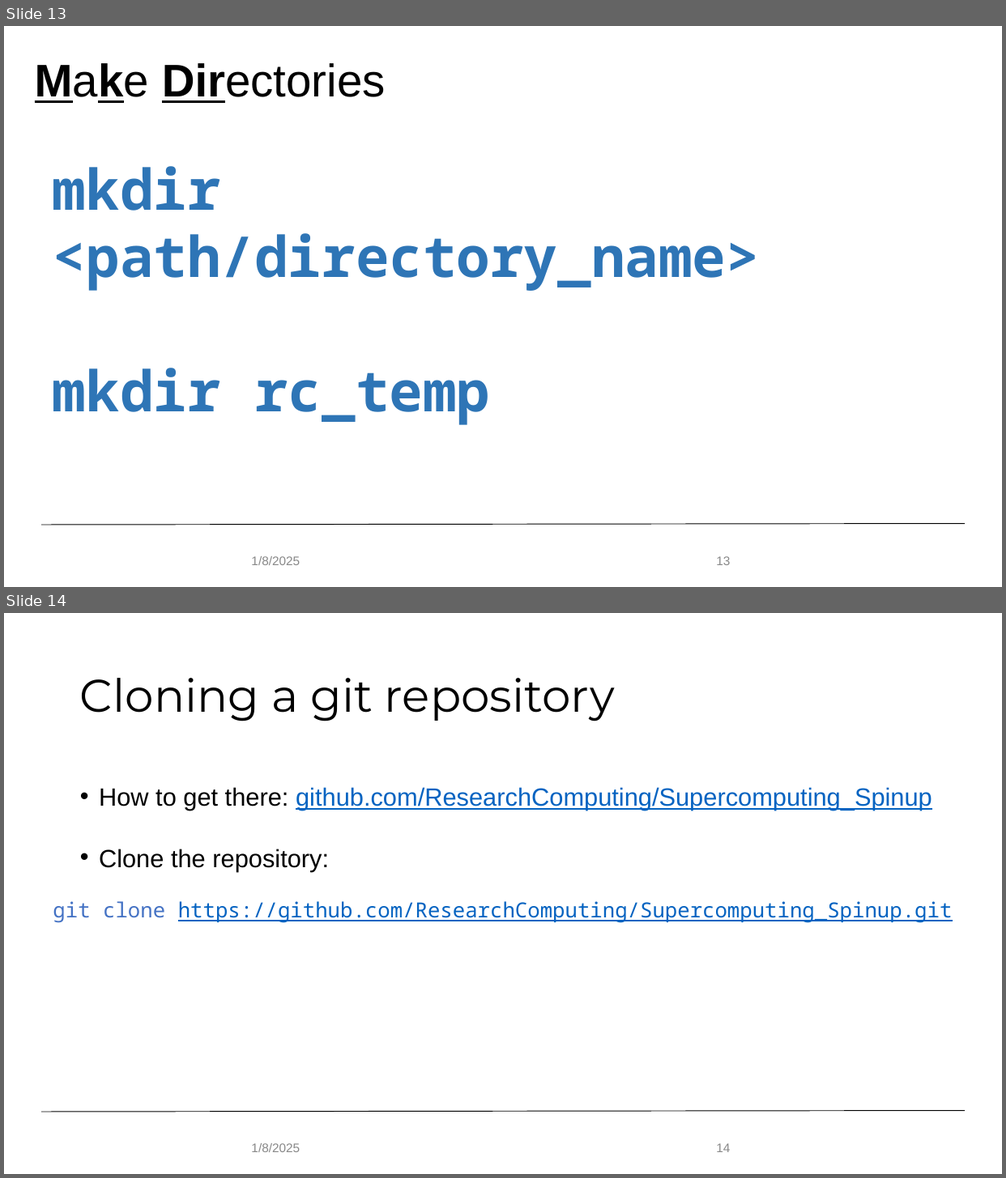
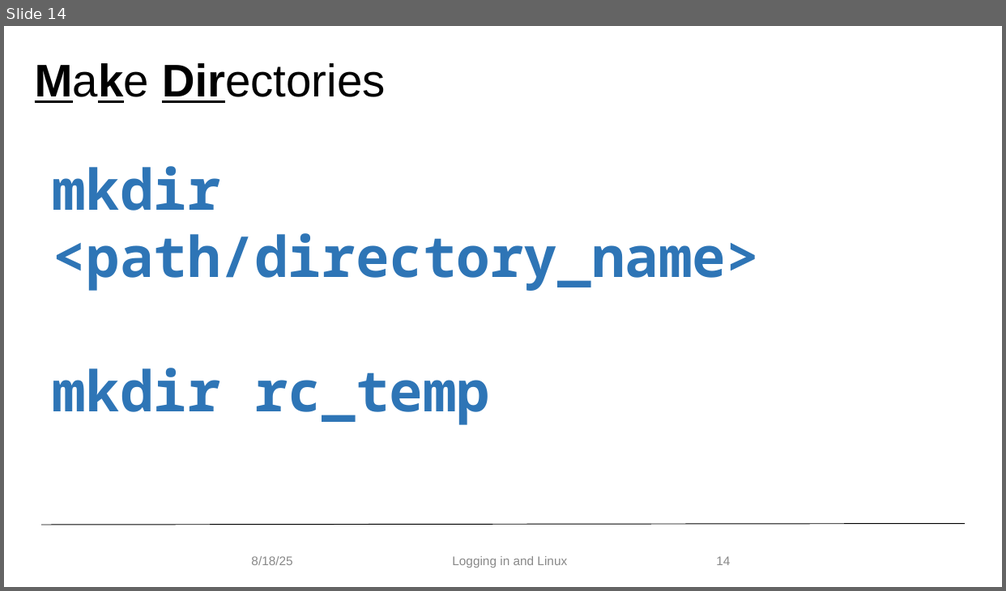
Before and after one commit to ResearchComputing/hpc_fundamentals_micro_credential, a slide deck: logging_in_and_linux/logging_in_linux.pptx. Shown one above the other, each under a label of ours: slides 13 and 14 before the commit, slide 14 after it. The pictures are 1006x1178 and 1006x591 pixels, drawn with LibreOffice and Linux fonts; fonts in the diff are those of the drawing; background and template pictures are left out. Boxes give left, top, right and bottom in pixels: in the first picture for what was removed or moved away, otherwise in the second. Text is boxed around its words. In the diff, an @@ line names an element or a change of style, - is before the commit and + after.

Commit message:
Aug 2025 edits to Linux presentation

```diff
--- a/logging_in_and_linux/logging_in_linux.pptx
+++ b/logging_in_and_linux/logging_in_linux.pptx
@@ slide 14 removed at box(4, 613, 1002, 1174), background #FFFFFF; not listed: 1 template element that a slide beside it also shows @@
@@ title removed at box(80, 678, 615, 722) @@
-Cloning a git repository
@@ text removed at box(99, 787, 932, 872) @@
-• How to get there: github.com/ResearchComputing/Supercomputing_Spinup
-• Clone the repository:
@@ text removed at box(53, 901, 953, 923) @@
-git clone https://github.com/ResearchComputing/Supercomputing_Spinup.git
@@ text removed at box(251, 1144, 300, 1152) @@
-1/8/2025
@@ page number removed at box(716, 1144, 730, 1152) @@
-14
@@ what was slide 13 is now slide 14 @@
@@ slide 14 changed as well @@
@@ text at box(251, 557, 292, 565): text changed @@
-1/8/2025
+8/18/25
@@ text added at box(452, 557, 567, 568), 12 pt, text #888888 @@
+Logging in and Linux
@@ page number at box(716, 557, 730, 565): text changed @@
-13
+14
```
Also in this commit, not shown: 27 other slides changed, 3 slides added, 2 other slides removed, 1 other file.
